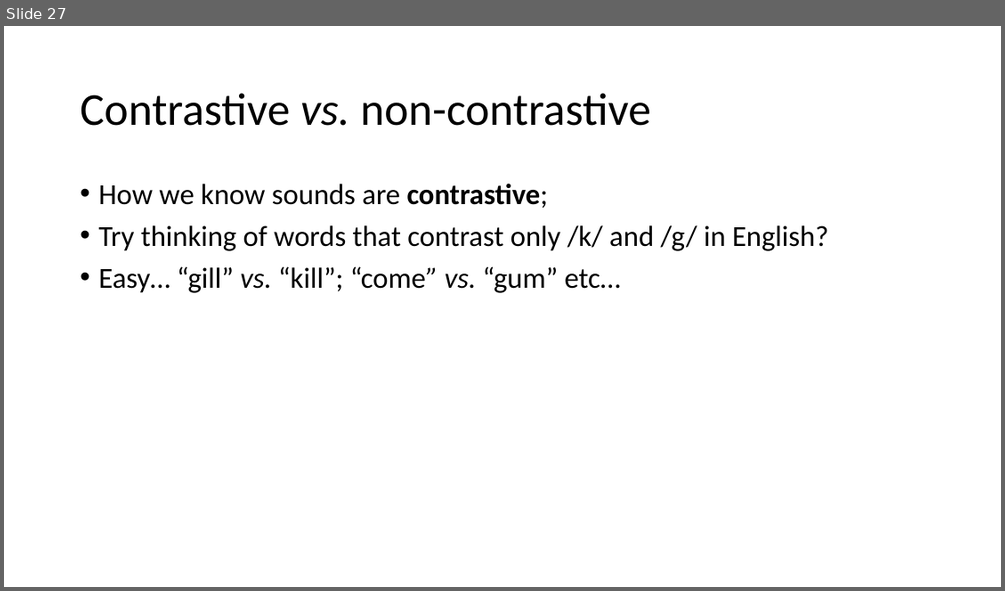
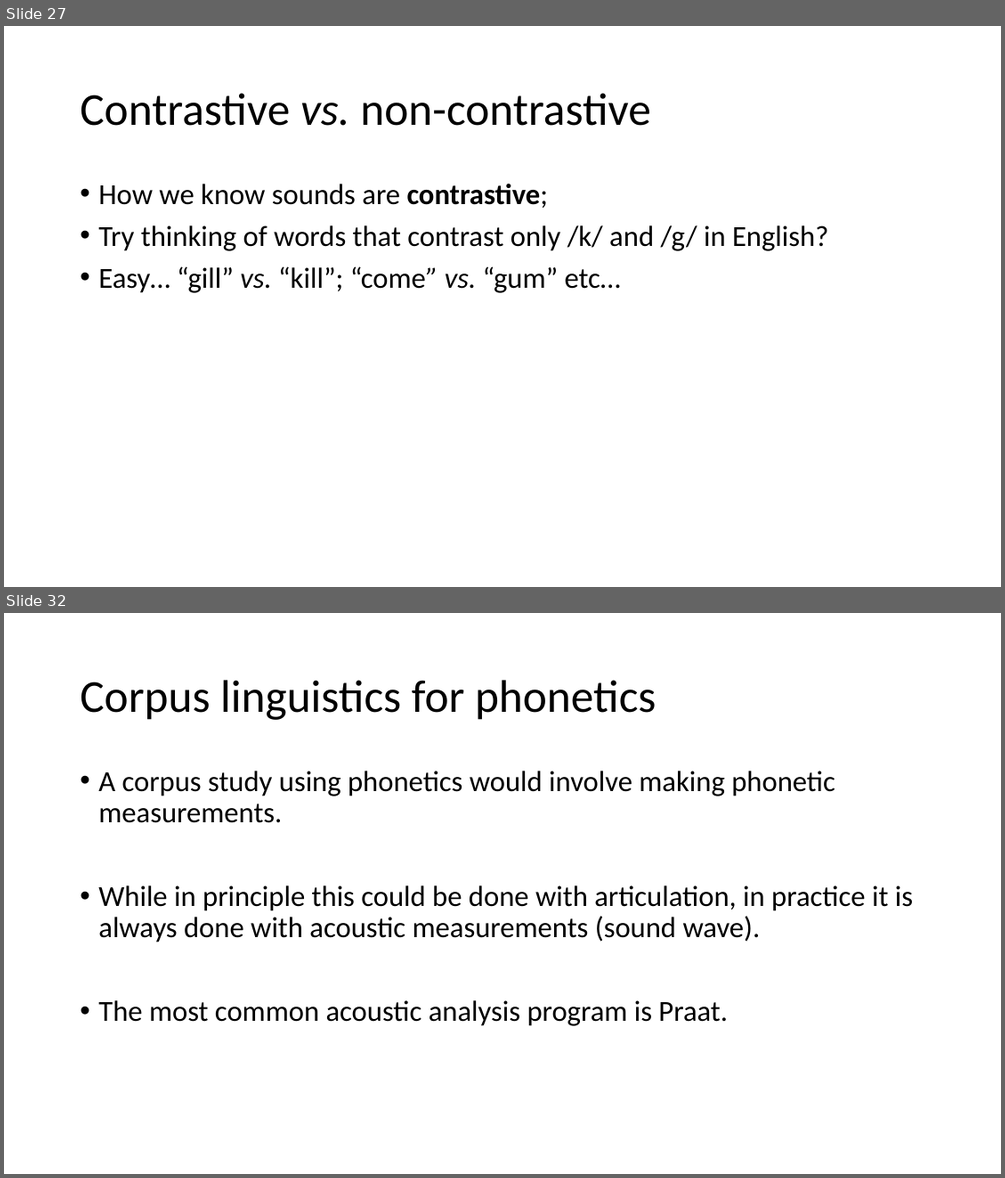
Before and after one commit to ajrtallman/Corpus_Linguistics_FSU_2023-2024, a slide deck: 03_lectures/CorpusLinguistics_2023_11_03.odp. Shown one above the other, each under a label of ours: slide 27 before the commit, slides 27 and 32 after it; the slides between them are not shown. The pictures are 1005x591 and 1005x1178 pixels, drawn with LibreOffice and Linux fonts; fonts in the diff are those of the drawing. Boxes give left, top, right and bottom in pixels: in the first picture for what was removed or moved away, otherwise in the second. Text is boxed around its words. In the diff, an @@ line names an element or a change of style, - is before the commit and + after.

```diff
--- a/03_lectures/CorpusLinguistics_2023_11_03.odp
+++ b/03_lectures/CorpusLinguistics_2023_11_03.odp
@@ slide 32 added at (4,613,1001,1174), background #FFFFFF @@
@@ title added at (80,680,656,720), 44 pt, text #000000 @@
+Corpus linguistics for phonetics
@@ text added at (98,771,913,1026), 28 pt, text #000000 @@
+• A corpus study using phonetics would involve making phonetic measurements.
+• While in principle this could be done with articulation, in practice it is always done with acoustic measurements (sound wave).
+• The most common acoustic analysis program is Praat.
```
Also in this commit, not shown: 1 slide changed, 12 other slides added.
